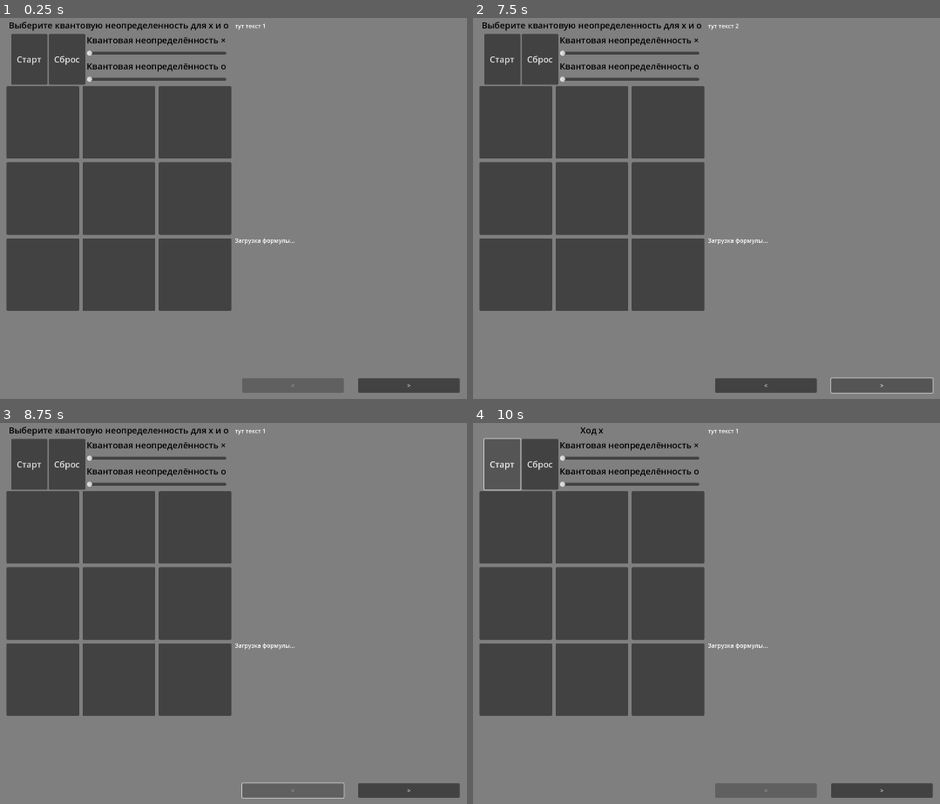
Above: before the commit, frames 1-4 (two rows, left to right).
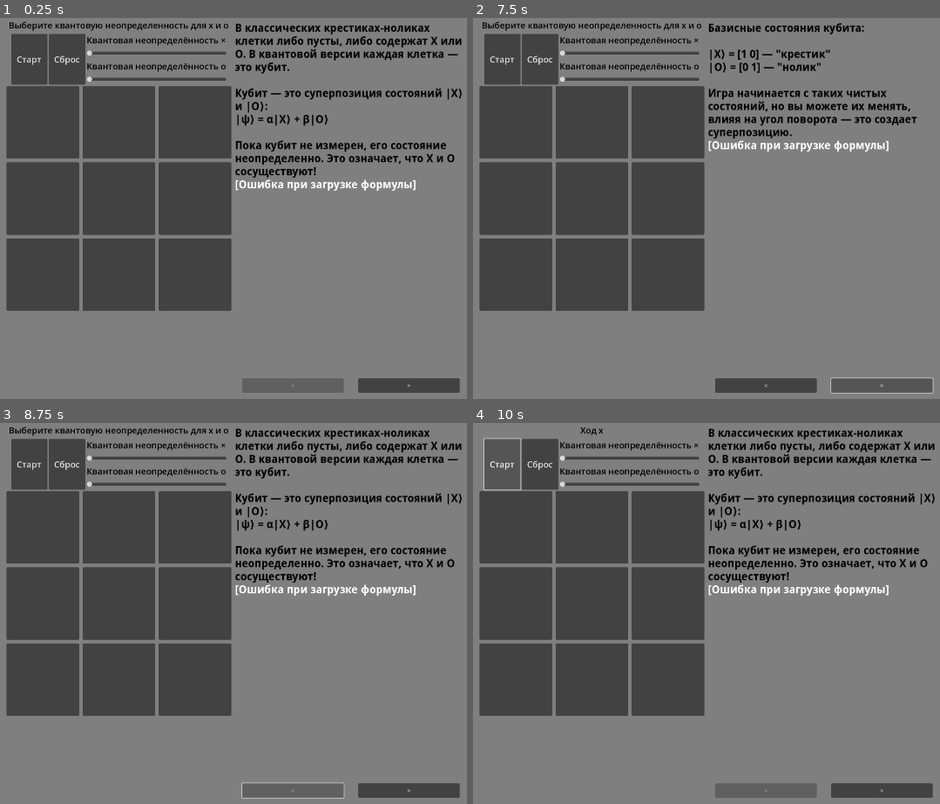
Above: after the commit, the same moments.

Repository: O4EHbKPYTON/TicTacToe
Game: Godot game, scene res://tictactoe/q_tic_tac_toe.tscn
The game is run twice, just before and just after one commit, with the same random seed, the same clock (stepped at 60 frames per second) and the same inputs.
Inputs (mouse positions are in pixels of both pictures, inside the frame that each line leads up to):
- Up to frame 1 (0.25 s): no input
- Up to frame 2 (7.5 s): click (515, 120) at 0.5 s; click (589, 120) at 1.25 s; click (669, 120) at 2 s; click (515, 197) at 2.75 s; click (589, 197) at 3.5 s; click (669, 197) at 4.25 s; click (515, 273) at 5 s; click (589, 273) at 5.75 s; click (669, 273) at 6.5 s; click ">" at 7.25 s
- Up to frame 3 (8.75 s): click "<" at 8 s
- Up to frame 4 (10 s): click "Старт" at 8.75 s; click "Старт" at 9.5 s

The runs differ from the first frame. In frame 1, 4.3% of the frame differs, in the area x 50-99%, y 1-60%; in frame 2, 3.0%; in frame 3, 4.3%; in frame 4, 4.3%.

Commit message:
added formula api and tips

Diff:
--- a/autoload/globals.gd
+++ b/autoload/globals.gd
@@ -4,4 +4,7 @@
 
 const SERVER_URL := "http://127.0.0.1:8000/run-cirq"
 const BLOCH_SPHERE_URL := "http://127.0.0.1:8000/bloch_sphere/superposition"
-const FORMULA_URL := ""
+const FORMULA_URL := "http://127.0.0.1:8000/formula"
+
+var tutorial_steps = []
+var current_step := 0
--- a/data/text/ttt.json
+++ b/data/text/ttt.json
@@ -1,17 +1,42 @@
 [
-    {
-        "slide": 1,
-        "text": "тут текст 1",
-        "formula": "тут формула 1"
-    },
-    {
-        "slide": 2,
-        "text": "тут текст 2",
-        "formula": "тут формула 2"
-    },
-    {
-        "slide": 3,
-        "text": "тут текст 3",
-        "formula": "тут формула 3"
-    }
+  {
+	"slide": 1,
+	"text": "В классических крестиках-ноликах клетки либо пусты, либо содержат X или O. В квантовой версии каждая клетка — это кубит.\n\nКубит — это суперпозиция состояний |X⟩ и |O⟩:\n|ψ⟩ = α|X⟩ + β|O⟩\n\nПока кубит не измерен, его состояние неопределенно. Это означает, что X и O сосуществуют!",
+	"formula": "intro"
+  },
+  {
+	"slide": 2,
+	"text": "Базисные состояния кубита:\n\n|X⟩ = [1 0] — \"крестик\"  \n|O⟩ = [0 1] — \"нолик\"\n\nИгра начинается с таких чистых состояний, но вы можете их менять, влияя на угол поворота — это создает суперпозицию.",
+	"formula": "basis_states"
+  },
+  {
+	"slide": 3,
+	"text": "X-гейт (матрица Паули X) меняет местами |X⟩ и |O⟩:\n\nX = [[0 1],  \n     [1 0]]\n\nЭто базовый элемент управления квантовым состоянием. Например, применив X-гейт к |X⟩, мы получаем |O⟩.",
+	"formula": "x_gate"
+  },
+  {
+	"slide": 4,
+	"text": "В игре вы управляете параметром θ, определяющим степень суперпозиции.\n\nθ = π * power\n\nPower задается с помощью слайдера. Он влияет на вероятность выпадения X или O при измерении.",
+	"formula": "strategy"
+  },
+  {
+	"slide": 5,
+	"text": "Кубит можно привести в суперпозицию:\n\n|ψ⟩ = α|X⟩ + β|O⟩\n\nЭто значит, что в клетке \"немного X и немного O\" одновременно. Но при нажатии — происходит измерение, и состояние схлопывается в X или O.",
+	"formula": "superposition"
+  },
+  {
+	"slide": 6,
+	"text": "При измерении вероятность получить X:\n\nP(X) = sin²(θ/2)\n\nА вероятность O:\n\nP(O) = cos²(θ/2)\n\nЭти вероятности зависят от параметра неопределенности, который вы настраиваете перед ходом.",
+	"formula": "probability"
+  },
+  {
+	"slide": 7,
+	"text": "При нажатии на клетку происходит измерение — суперпозиция исчезает, и клетка становится либо X, либо O.\n\nЭто отражает принцип **коллапса волновой функции** в квантовой механике.\n\nПосле измерения результат становится окончательным и необратимым.",
+	"formula": "measurement"
+  },
+  {
+	"slide": 8,
+	"text": "Выбор θ — это выбор стратегии:  \n- Высокая неопределенность → больше случайности  \n- Низкая — более детерминированный результат\n\nИгра обучает вас интуитивно понимать, как влияют параметры квантового состояния на измерения.",
+	"formula": "strategy"
+  }
 ]
--- a/tictactoe/q_tic_tac_toe.gd
+++ b/tictactoe/q_tic_tac_toe.gd
@@ -107,7 +107,8 @@
 	var cell_index := cells.find(button)
 	for cell in cells:
 		cell.disabled = true
-	quantum_network.send_quantum_request(current_symbol, power, cell_index)
+	var theta : float = PI * (quantum_params["qx"] if current_symbol == "x" else quantum_params["qo"])
+	quantum_network.send_quantum_request(current_symbol, theta, cell_index)
 
 func check_win() -> bool:
 	for i in range(BOARD_SIZE):
--- a/tictactoe/q_tic_tac_toe.tscn
+++ b/tictactoe/q_tic_tac_toe.tscn
@@ -1,9 +1,10 @@
-[gd_scene load_steps=5 format=3 uid="uid://b6wcppecnenft"]
+[gd_scene load_steps=6 format=3 uid="uid://b6wcppecnenft"]
 
 [ext_resource type="Script" uid="uid://betx75a3ncicl" path="res://tictactoe/q_tic_tac_toe.gd" id="1_alybm"]
 [ext_resource type="Script" uid="uid://cktkumlx3i20r" path="res://tictactoe/bloch_sphere.gd" id="2_be033"]
 [ext_resource type="Script" uid="uid://2f2e1b0wvbvu" path="res://tictactoe/quantum_network.gd" id="2_kp2bb"]
 [ext_resource type="Script" uid="uid://denr5umgkg3lm" path="res://tictactoe/text_manager.gd" id="3_be033"]
+[ext_resource type="FontFile" uid="uid://cv43kwmgdhm6j" path="res://data/fonts/DroidSans-Bold.ttf" id="4_i5uvk"]
 
 [node name="QTicTacToe" type="Control"]
 layout_mode = 3
@@ -178,13 +179,26 @@
 layout_mode = 2
 size_flags_horizontal = 4
 size_flags_vertical = 4
+theme_override_colors/font_selected_color = Color(0, 0, 0, 1)
+theme_override_colors/font_outline_color = Color(0, 0, 0, 1)
+theme_override_fonts/normal_font = ExtResource("4_i5uvk")
+theme_override_fonts/bold_font = ExtResource("4_i5uvk")
+theme_override_font_sizes/normal_font_size = 30
+theme_override_font_sizes/bold_font_size = 30
+bbcode_enabled = true
 
 [node name="Formula" type="RichTextLabel" parent="UI/Screen/MainHBox/RightPart/VBoxContainer/TextBox"]
 unique_name_in_owner = true
+visible = false
 custom_minimum_size = Vector2(640, 317)
 layout_mode = 2
 size_flags_horizontal = 4
 size_flags_vertical = 4
+
+[node name="FormulaImage" type="TextureRect" parent="UI/Screen/MainHBox/RightPart/VBoxContainer/TextBox"]
+unique_name_in_owner = true
+custom_minimum_size = Vector2(640, 317)
+layout_mode = 2
 
 [node name="ButtonsBox" type="HBoxContainer" parent="UI/Screen/MainHBox/RightPart/VBoxContainer"]
 custom_minimum_size = Vector2(640, 125)
--- a/tictactoe/text_manager.gd
+++ b/tictactoe/text_manager.gd
@@ -1,10 +1,9 @@
 extends Node
 
-var tutorial_steps = []
-var current_step := 0
+
 
 @onready var text: RichTextLabel = %Text
-@onready var formula: RichTextLabel = %Formula
+@onready var formula_image: TextureRect = %FormulaImage
 @onready var button_left: Button = %ButtonLeft
 @onready var button_right: Button = %ButtonRight
 @onready var http_request: HTTPRequest = $HTTPRequest
@@ -12,9 +11,26 @@
 var file = FileAccess.open("res://data/text/ttt.json", FileAccess.READ)
 
 func _ready() -> void:
+	load_font()
 	load_tutorial_data()
 	update_tutorial()
 	_connect_signals()
+
+func load_font() -> void:
+	var dynamic_font = FontFile.new()
+
+	var font_path = "res://fonts/Commissioner.ttf"
+	if FileAccess.file_exists(font_path):
+		dynamic_font.load_dynamic_font(font_path)
+		dynamic_font.size = 100
+		text.add_theme_color_override("font_selected_color", Color.BLACK)
+		text.add_theme_color_override("default_color", Color.BLACK)
+		text.add_theme_color_override("font_color", Color.BLACK)
+		text.add_theme_color_override("font_shadow_color", Color.TRANSPARENT)
+		text.add_theme_font_override("normal_font", dynamic_font)
+		text.add_theme_font_size_override("normal_font_size", 100)
+	else:
+		printerr("Файл шрифта не найден:", font_path)
 
 func _connect_signals() -> void:
 	button_left.pressed.connect(_on_left_pressed)
@@ -24,34 +40,40 @@
 func load_tutorial_data():
 	if file:
 		var content = file.get_as_text()
-		tutorial_steps = JSON.parse_string(content)
+		global.tutorial_steps = JSON.parse_string(content)
 	else:
 		print("ошибка текста!!!")
 
 func _on_left_pressed():
-	if current_step > 0:
-		current_step -= 1
+	if global.current_step > 0:
+		global.current_step -= 1
 		update_tutorial()
 
 func _on_right_pressed():
-	if current_step < tutorial_steps.size() - 1:
-		current_step += 1
+	if global.current_step < global.tutorial_steps.size() - 1:
+		global.current_step += 1
 		update_tutorial()
 
 func update_tutorial():
-	if tutorial_steps.is_empty():
+	if global.tutorial_steps.is_empty():
 		return
-	var step = tutorial_steps[current_step]
-	text.text = step["text"]
-	formula.text = "Загрузка формулы..."
-	var url = global.FORMULA_URL + str(step["slide"])
+	var step = global.tutorial_steps[global.current_step]
+	text.text = "[color=black]" + step["text"] + "[/color]"
+	formula_image.texture = null
+	var url = global.FORMULA_URL + "/" + step["formula"]
 	http_request.request(url)
-	button_left.disabled = current_step == 0
-	button_right.disabled = current_step >= tutorial_steps.size() - 1
+	button_left.disabled = global.current_step == 0
+	button_right.disabled = global.current_step >= global.tutorial_steps.size() - 1
+
 
 func _on_request_completed(result, response_code, headers, body):
 	if response_code == 200:
-		var json = JSON.parse_string(body.get_string_from_utf8())
-		formula.text = json.get("formula", "Формула не найдена")
+		var image = Image.new()
+		var err = image.load_png_from_buffer(body)
+		if err == OK:
+			var tex = ImageTexture.create_from_image(image)
+			formula_image.texture = tex
+		else:
+			formula_image.texture = null
 	else:
-		formula.text = "Ошибка при загрузке формулы"
+		text.text += "\n[Ошибка при загрузке формулы]"
Binary file added: data/fonts/DroidSans-Bold.ttf
Not shown, added: data/fonts/DroidSans-Bold.ttf.import
Not shown, added: data/text/ttt.json1940745410.tmp
